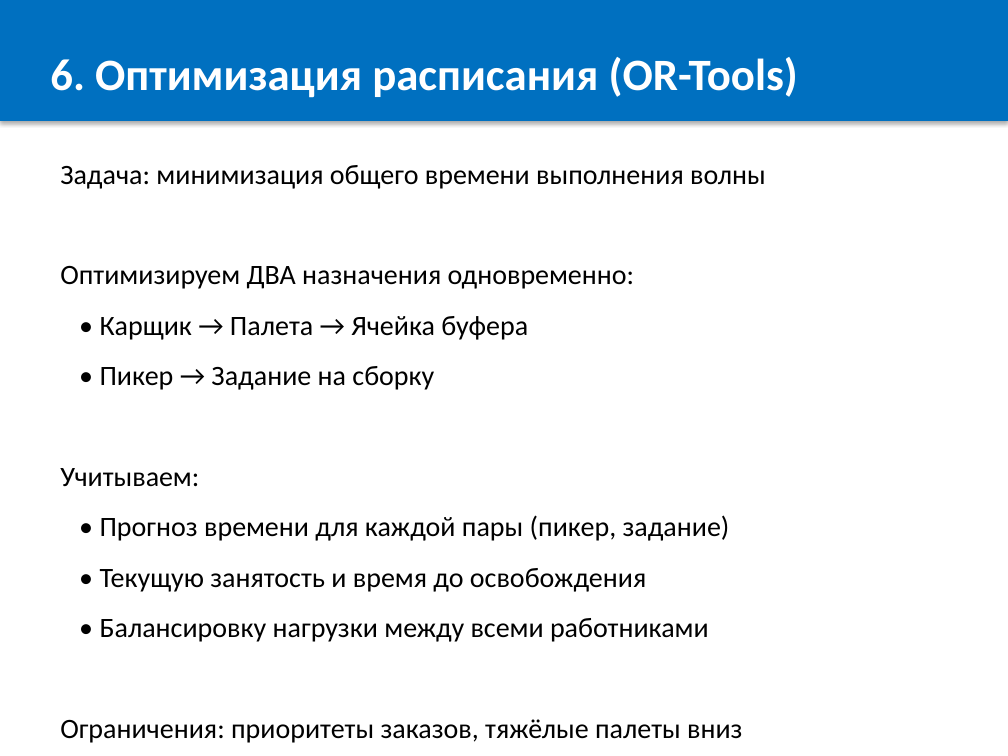
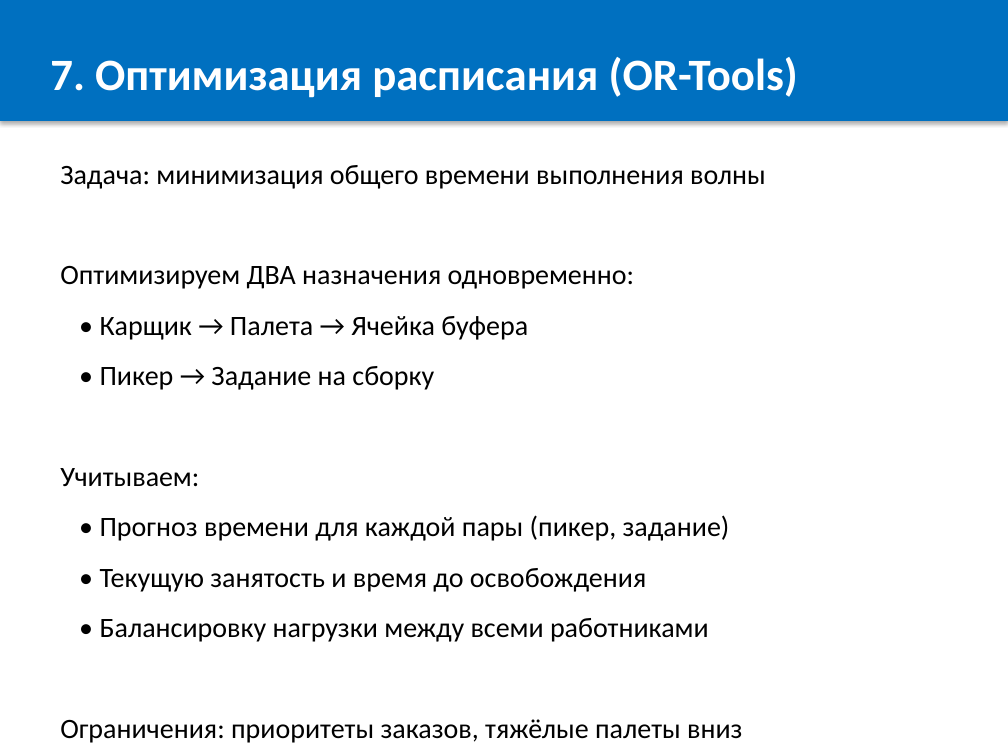
Before and after one commit to OnicaIon/WMSOpti, a slide deck: slide 8 of docs/WMS_Buffer_Optimization.pptx (slide 7 before the commit). Drawn at 1008x756 pixels with LibreOffice and Linux fonts; fonts in the diff are those of the drawing. Boxes give left, top, right and bottom in pixels: in the first picture for what was removed or moved away, otherwise in the second. Text is boxed around its words. In the diff, an @@ line names an element or a change of style, - is before the commit and + after.

```diff
--- a/docs/WMS_Buffer_Optimization.pptx
+++ b/docs/WMS_Buffer_Optimization.pptx
@@ text in rectangle at (x1=50, y1=57, x2=798, y2=98): text changed @@
-6. Оптимизация расписания (OR-Tools)
+7. Оптимизация расписания (OR-Tools)
```
Also in this commit, not shown: 6 other slides changed, 1 slide added, 2 other files.
